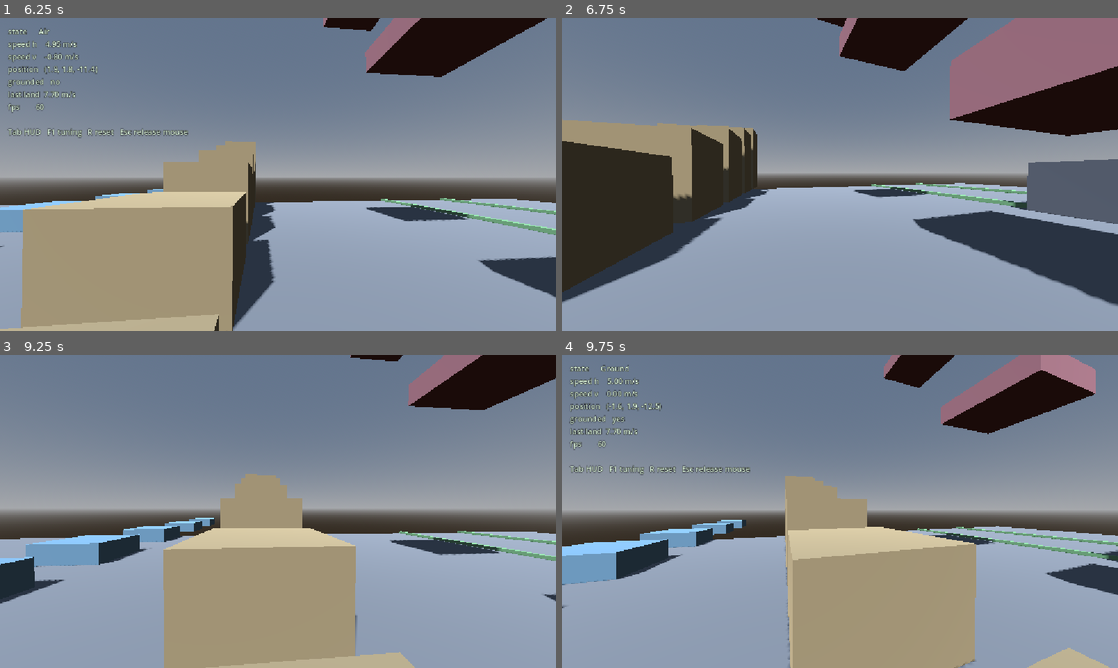
Above: before the commit, frames 1-4 (two rows, left to right).
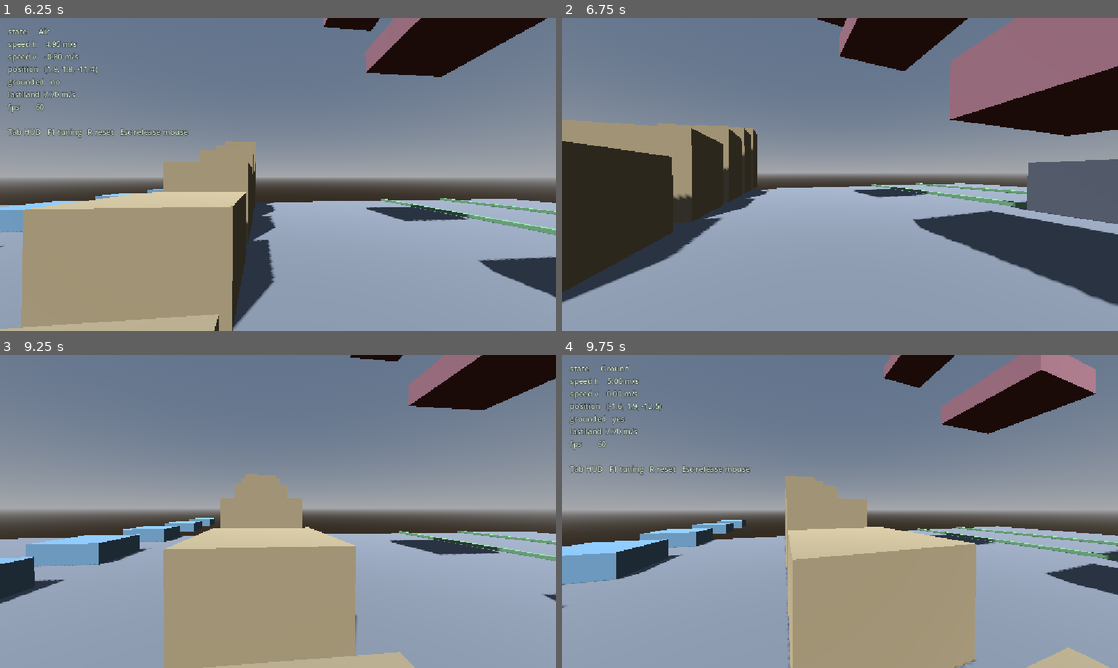
Above: after the commit, the same moments.

Repository: dragon-fish/parkour-game
Game: Godot game, scene res://scenes/main.tscn
The game is run twice, just before and just after one commit, with the same random seed, the same clock (stepped at 60 frames per second) and the same inputs.
Inputs (mouse positions are in pixels of both pictures, inside the frame that each line leads up to):
- Up to frame 1 (6.25 s): tap Enter at 0.5 s; move the mouse to (305, 174) at 0.52 s; hold W 0.53-5.78 s; tap Tab at 0.6, 3.6 s; tap Space at 0.77, 1.52, 3.02, 3.77, 4.52, 6.02 s; move the mouse to (250, 174) at 1.27 s; tap R at 1.35, 4.35 s; move the mouse to (289, 168) at 2.02 s; hold Ctrl 2.03-2.78 s; move the mouse to (272, 180) at 2.77 s; tap Shift at 2.85, 5.85 s; move the mouse to (316, 177) at 3.52 s; move the mouse to (233, 171) at 4.27 s; move the mouse to (283, 174) at 5.02 s; hold Ctrl 5.03-5.78 s; move the mouse to (255, 168) at 5.77 s; hold D from 5.78 s (still down)
- Up to frame 2 (6.75 s): move the mouse to (867, 174) at 6.52 s; release D at 6.53 s; hold W from 6.53 s (still down); tap Tab at 6.6 s
- Up to frame 3 (9.25 s): tap Space at 6.77, 7.52, 9.02 s; move the mouse to (250, 511) at 7.27 s; tap R at 7.35 s; move the mouse to (289, 505) at 8.02 s; hold Ctrl 8.03-8.78 s; move the mouse to (272, 517) at 8.77 s; release W at 8.78 s; hold A from 8.78 s (still down); tap Shift at 8.85 s
- Up to frame 4 (9.75 s): move the mouse to (878, 514) at 9.52 s; release A at 9.53 s; hold W from 9.53 s (still down); tap Tab at 9.6 s

Frame 1 is identical in both runs. In frame 2, less than 0.1% of the frame differs, in the area x 0-100%, y 4-87%; in frame 3, less than 0.1%, in the area x 0-99%, y 0-100%; in frame 4, less than 0.1%.

Commit message:
fix(vault): stop declaring falsely grounded, move arc into config, tighten tests
Address code review findings on the vault/scripted-move work:

- VaultState no longer declares the player grounded on completion. The
  landing point is pinned to the probed obstacle top plus an un-probed
  vault_exit_forward push, which over a thin obstacle overshoots into open
  air; a false grounded=true there silently re-armed coyote time (a jump
  buffered mid-vault could fire from mid-air) before GroundState's own
  move_and_slide() had verified anything. Left false (as set on entry) and
  let GroundState's own floor-snap tick establish the real value, matching
  every other transition into Ground.
- Moved the vault arc height out of ScriptedMove's hardcoded literal into
  MovementConfig.vault_arc_height, threaded through begin(from, to,
  duration, arc) so a future ScriptedMove consumer can supply its own. Left
  the ease-out exponent as a literal -- a curve-shape decision, not a feel
  dial.
- Added the same player.probes null guard VaultState.enter() was missing,
  for consistency with GroundState's own guard.
- Rewrote test_a_vault_ends_beyond_the_obstacle (renamed
  test_a_vault_clears_the_obstacles_far_face) to assert against the
  obstacle's far face rather than its centre, so the assertion scales with
  obstacle depth instead of passing on a margin as thin as the box is deep.
- Added test_an_obstacle_over_the_height_limit_is_not_vaulted: an obstacle
  that clears the chest-height probe but exceeds vault_max_height, so the
  height gate itself is what has to reject it (the existing wall test is
  rejected by the chest probe before the height math ever runs).
- Added test_a_vault_over_a_thin_obstacle_does_not_falsely_declare_grounded,
  proving the completion no longer lies about grounded-ness.
- Collapsed test_a_wall_is_not_vaulted's 300 per-tick checks into one
  accumulated assertion.

Co-Authored-By: Claude Opus 5 (1M context) <noreply@anthropic.com>

Diff:
--- a/scripts/player/movement_config.gd
+++ b/scripts/player/movement_config.gd
@@ -126,7 +126,19 @@
 ## Fraction of the approach speed carried out the far side.
 @export var vault_speed_keep: float = 0.85
 ## How far past the obstacle top the vault places the player.
+##
+## NOTE (transit speed): vault_duration does not scale with how far the body
+## actually travels, so at vault_min_speed the body crosses a long path in the
+## same fixed time as a short one — around the middle of the move it can be
+## travelling several times faster than the approach speed even though the
+## EXIT speed (vault_speed_keep) is a net loss. Not a correctness bug (nothing
+## reads a mid-vault speed), just a visible fact about this design worth
+## knowing before retuning either knob.
 @export var vault_exit_forward: float = 0.6
+## Peak height of the vertical arc ScriptedMove.advance() adds over the
+## straight line from vault start to landing, so the body reads as rising
+## over the obstacle instead of clipping through it.
+@export var vault_arc_height: float = 0.15
 
 @export_group("Ledge")
 ## Lowest and highest ledge tops, measured from the player's feet, that can be
--- a/scripts/player/states/scripted_move.gd
+++ b/scripts/player/states/scripted_move.gd
@@ -10,12 +10,17 @@
 var _to: Vector3 = Vector3.ZERO
 var _duration: float = 0.0
 var _elapsed: float = 0.0
+## Peak height of the vertical arc added on top of the straight from->to lerp.
+## A per-call value (not a shared literal) so each concrete move can supply
+## its own — the ledge state arriving next needs a different arc than vault's.
+var _arc: float = 0.0
 
-func begin(from: Vector3, to: Vector3, duration: float) -> void:
+func begin(from: Vector3, to: Vector3, duration: float, arc: float = 0.0) -> void:
 	_from = from
 	_to = to
 	_duration = maxf(duration, 0.0001)
 	_elapsed = 0.0
+	_arc = arc
 
 func progress() -> float:
 	return clampf(_elapsed / _duration, 0.0, 1.0)
@@ -25,10 +30,12 @@
 	_elapsed += delta
 	var t := progress()
 	# Ease-out: most of the travel happens early, so the action reads as a
-	# push-off rather than a constant-speed slide.
+	# push-off rather than a constant-speed slide. The exponent is a curve-shape
+	# decision, not a feel dial with a meaningful tuning range, so it stays a
+	# literal here rather than moving into MovementConfig alongside _arc.
 	var eased := 1.0 - pow(1.0 - t, 2.0)
 	var target := _from.lerp(_to, eased)
 	# An arc, so the body rises over the obstacle instead of through it.
-	target.y += sin(t * PI) * 0.15
+	target.y += sin(t * PI) * _arc
 	player.global_position = target
 	return t >= 1.0
--- a/scripts/player/states/vault_state.gd
+++ b/scripts/player/states/vault_state.gd
@@ -15,7 +15,12 @@
 	# left behind for the whole vault — stale coyote time, head bob, etc.
 	player.set_grounded(false)
 
-	var query: Dictionary = player.probes.vault_query()
+	# GroundState already null-checks player.probes before ever transitioning
+	# here, so this branch is currently unreachable in normal play — kept as a
+	# defensive guard anyway (not re-plumbed through a passed-in query) so a
+	# future caller into Vault that skips GroundState's gate degenerates to
+	# "nowhere to land" instead of a null-dereference crash.
+	var query: Dictionary = player.probes.vault_query() if player.probes != null else Probes.NO_HIT.duplicate()
 	var horizontal := Vector3(player.velocity.x, 0.0, player.velocity.z)
 	_exit_speed = horizontal.length() * config.vault_speed_keep
 	_exit_direction = horizontal.normalized() if horizontal.length_squared() > 0.0001 else -player.global_transform.basis.z
@@ -24,15 +29,26 @@
 	var landing := top + _exit_direction * config.vault_exit_forward
 	landing.y = top.y + player.standing_height() * 0.5
 
-	begin(player.global_position, landing, config.vault_duration)
+	begin(player.global_position, landing, config.vault_duration, config.vault_arc_height)
 	player.velocity = Vector3.ZERO
 
 func physics_update(delta: float, _input: MoveInput) -> StringName:
 	if advance(delta):
 		player.velocity = _exit_direction * _exit_speed
-		# Landing on the far side is grounded again — declared here rather than
-		# left for GroundState's own first tick, which would otherwise read
-		# whatever this state left behind (false) for one extra frame.
-		player.set_grounded(true)
+		# Deliberately NOT declared grounded here. landing.y is pinned to the
+		# probed obstacle TOP plus vault_exit_forward's un-probed horizontal
+		# push -- past a thin obstacle that push can overshoot the obstacle's
+		# own footprint into open air over the real floor, which the body has
+		# never actually touched. Asserting grounded=true at that point was
+		# exactly the bug review caught: it silently re-arms coyote time (a
+		# jump buffered mid-vault would fire from mid-air) before GroundState's
+		# OWN move_and_slide() gets a chance to check anything. Leaving it
+		# false (unchanged from enter()) means GroundState's very next
+		# floor-snap tick is what first calls set_grounded() for real, exactly
+		# like every other transition into Ground (Air, Slide) already
+		# requires of itself. The cost is at most one tick of GroundState
+		# running before grounded is confirmed -- harmless, since GroundState
+		# always drives with ground_accelerate() regardless of this flag, so
+		# no air control leaks in during that tick.
 		return GROUND
 	return KEEP
--- a/tests/test_vault.gd
+++ b/tests/test_vault.gd
@@ -1,7 +1,13 @@
 extends TestCase
 
-func _running_at_obstacle(height: float) -> Dictionary:
-	var cfg := MovementConfig.new()
+## Builds a world with a box obstacle `depth` metres deep (default 1.0, matching
+## the original brief geometry) and `height` metres tall, `distance`-ish ahead
+## of the player, then arms sprint-forward input. `cfg` lets callers exercise a
+## non-default MovementConfig (e.g. a loosened vault_max_height) without
+## duplicating the whole setup.
+func _running_at_obstacle(height: float, cfg: MovementConfig = null, depth: float = 1.0) -> Dictionary:
+	if cfg == null:
+		cfg = MovementConfig.new()
 	var world := TestWorld.build(tree, cfg)
 	await step(1)
 	TestWorld.place(world)
@@ -10,7 +16,7 @@
 	var obstacle := StaticBody3D.new()
 	var shape := CollisionShape3D.new()
 	var box := BoxShape3D.new()
-	box.size = Vector3(8.0, height, 1.0)
+	box.size = Vector3(8.0, height, depth)
 	shape.shape = box
 	obstacle.add_child(shape)
 	tree.root.add_child(obstacle)
@@ -21,6 +27,7 @@
 	world["input"].state.move = Vector2(0.0, 1.0)
 	world["input"].state.sprint_held = true
 	world["obstacle"] = obstacle
+	world["obstacle_depth"] = depth
 	return world
 
 func test_running_into_a_low_obstacle_vaults_it() -> void:
@@ -40,11 +47,12 @@
 	TestWorld.teardown(world)
 	await step(1)
 
-func test_a_vault_ends_beyond_the_obstacle() -> void:
+func test_a_vault_clears_the_obstacles_far_face() -> void:
 	await step(1)
 	var world := await _running_at_obstacle(1.0)
 	var player: Player = world["player"]
 	var obstacle: StaticBody3D = world["obstacle"]
+	var depth: float = world["obstacle_depth"]
 
 	for i in 400:
 		await step(1)
@@ -55,8 +63,29 @@
 		if player.state_machine.current_name != &"Vault":
 			break
 
-	check(player.global_position.z < obstacle.global_position.z, \
-		"the vault should leave the player past the obstacle")
+	# Let GroundState carry the player forward under its own momentum for a
+	# beat after the hand-off. ScriptedMove's own arc only promises to land
+	# somewhere "known-clear" (see its class comment) -- not already past the
+	# obstacle's full footprint the instant the scripted portion ends, which,
+	# measured immediately on hand-off, can still read a few tens of
+	# centimetres short of the far face depending on exactly where the
+	# approach happened to sample the obstacle's top. "The vault clears the
+	# obstacle" is a claim about the completed manoeuvre, so give the
+	# following run its due before judging it.
+	await step(30)
+
+	# The player runs toward -Z, so the obstacle's FAR face -- the one that
+	# actually has to be cleared -- sits on the -Z side of its centre, at
+	# centre.z - depth/2. Asserting against the centre (as this test used to)
+	# passes even while the player is still standing on the obstacle's OWN top
+	# surface, inside its footprint, on a margin as thin as the box is deep;
+	# widening the box would silently break the intended behaviour without the
+	# assertion ever noticing. Computed from `depth` rather than a literal so
+	# it stays correct regardless of how deep the obstacle is.
+	var far_face_z: float = obstacle.global_position.z - depth * 0.5
+	check(player.global_position.z < far_face_z, \
+		"the vault should leave the player past the obstacle's far face (z=%f), got z=%f" \
+		% [far_face_z, player.global_position.z])
 
 	obstacle.queue_free()
 	TestWorld.teardown(world)
@@ -92,11 +121,114 @@
 	var world := await _running_at_obstacle(3.0)
 	var player: Player = world["player"]
 
-	for i in 300:
-		await step(1)
-		check(player.state_machine.current_name != &"Vault", \
-			"a 3 m wall must never be vaulted")
-
-	world["obstacle"].queue_free()
-	TestWorld.teardown(world)
-	await step(1)
+	# Accumulate a single bool rather than asserting once per tick: the
+	# outcome this test cares about is "never, across the whole run", which is
+	# one fact, not 300 of them.
+	var ever_vaulted := false
+	for i in 300:
+		await step(1)
+		if player.state_machine.current_name == &"Vault":
+			ever_vaulted = true
+			break
+	check(not ever_vaulted, "a 3 m wall must never be vaulted")
+
+	world["obstacle"].queue_free()
+	TestWorld.teardown(world)
+	await step(1)
+
+func test_an_obstacle_over_the_height_limit_is_not_vaulted() -> void:
+	await step(1)
+	# Chosen to sit strictly between vault_max_height (1.3 default) and the
+	# world height of VaultHigh's chest-level probe ray (0.9 m feet offset +
+	# 0.45 m rig offset = 1.35 m -- see tools/build_player_scene.gd), so this
+	# obstacle clears the chest ray outright and only the height gate inside
+	# Probes.vault_query() can reject it. Unlike test_a_wall_is_not_vaulted's
+	# 3 m wall -- which VaultHigh.is_colliding() rejects before
+	# vault_max_height is ever consulted in probes.gd's vault_query() -- this
+	# is the case that actually exercises the height bound.
+	var over_limit_height := 1.325
+
+	var world := await _running_at_obstacle(over_limit_height)
+	var player: Player = world["player"]
+	var vaulted := false
+	for i in 300:
+		await step(1)
+		if player.state_machine.current_name == &"Vault":
+			vaulted = true
+			break
+	check(not vaulted, \
+		"an obstacle taller than vault_max_height must not be vaulted, even though it clears the chest-height probe")
+	world["obstacle"].queue_free()
+	TestWorld.teardown(world)
+	await step(1)
+
+	# Prove the height gate -- and not some other rejection -- is what bit
+	# above: raise vault_max_height past this SAME obstacle's height, and the
+	# very same geometry must now vault. If this half did not flip, the check
+	# above would have been passing for the wrong reason (this is what the
+	# original test_a_wall_is_not_vaulted's 3 m wall could never prove, since
+	# no config change could ever make VaultHigh stop colliding with it).
+	var loosened := MovementConfig.new()
+	loosened.vault_max_height = over_limit_height + 0.2
+	world = await _running_at_obstacle(over_limit_height, loosened)
+	player = world["player"]
+	vaulted = false
+	for i in 300:
+		await step(1)
+		if player.state_machine.current_name == &"Vault":
+			vaulted = true
+			break
+	check(vaulted, \
+		"raising vault_max_height past this obstacle's height must make it vaultable")
+	world["obstacle"].queue_free()
+	TestWorld.teardown(world)
+	await step(1)
+
+func test_a_vault_over_a_thin_obstacle_does_not_falsely_declare_grounded() -> void:
+	await step(1)
+	# A THIN obstacle: vault_exit_forward (0.6 m default) alone comfortably
+	# overshoots this obstacle's whole footprint, so wherever within it the
+	# surface probe's "top" sample happens to land, the computed landing point
+	# ends up well past the far edge -- floating at the obstacle's TOP height
+	# (landing.y is pinned to that, not to the real floor) with nothing
+	# beneath it until the real floor, roughly the obstacle's height below. A
+	# wide obstacle can accidentally still land the player standing on its own
+	# top surface, which is grounded-safe by coincidence, not by any check --
+	# this is the geometry that actually exposes an unverified completion.
+	#
+	# 0.3 m, not thinner: Probes.vault_query()'s downward ray samples once per
+	# physics tick at a FIXED forward offset that moves with the player, so at
+	# sprint speed (~9 m/s / 60 Hz ~= 0.15 m per tick) an obstacle much
+	# thinner than one tick's travel can be stepped clean over between two
+	# samples and never register a hit at all -- a sampling-resolution
+	# artifact of this test, not the bug under test. 0.3 m gives a
+	# comfortable multi-tick margin while staying well under
+	# vault_exit_forward (0.6 m), so the overshoot past the far edge is still
+	# real and still lands the player over open air.
+	var thin_depth := 0.3
+	var world := await _running_at_obstacle(1.0, null, thin_depth)
+	var player: Player = world["player"]
+
+	var vaulted := false
+	for i in 400:
+		await step(1)
+		if player.state_machine.current_name == &"Vault":
+			vaulted = true
+			break
+	check(vaulted, "precondition: a thin waist-high obstacle should still be vaultable")
+
+	var grounded_on_handoff := true
+	for i in 400:
+		await step(1)
+		if player.state_machine.current_name != &"Vault":
+			# The very tick the vault hands off to Ground, the landing has not
+			# been verified against real geometry (no move_and_slide has run
+			# for it yet) -- it must not claim to be grounded regardless.
+			grounded_on_handoff = player.grounded
+			break
+	check(not grounded_on_handoff, \
+		"the vault declared the player grounded before GroundState's own move_and_slide() verified it")
+
+	world["obstacle"].queue_free()
+	TestWorld.teardown(world)
+	await step(1)
